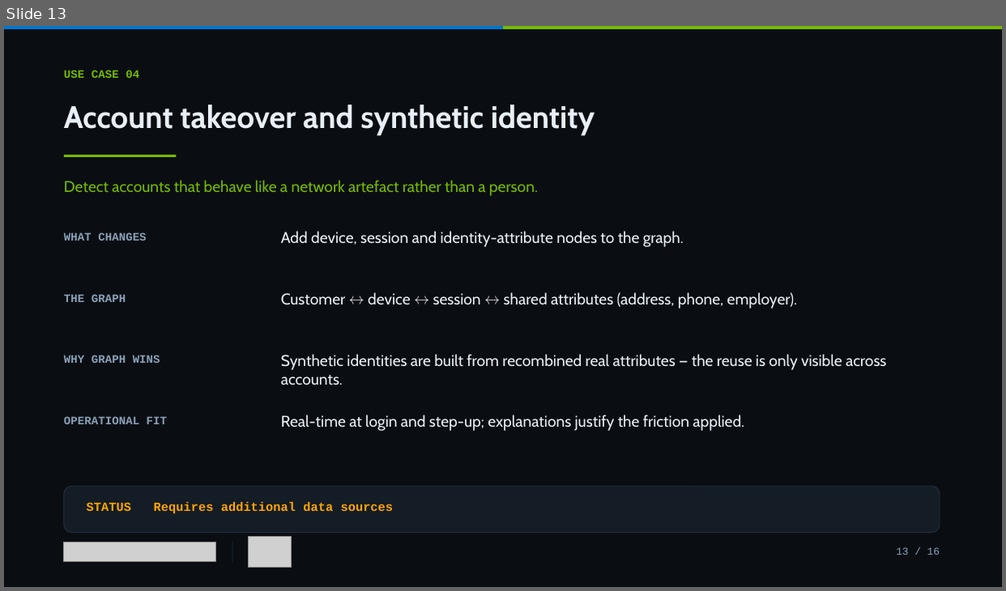
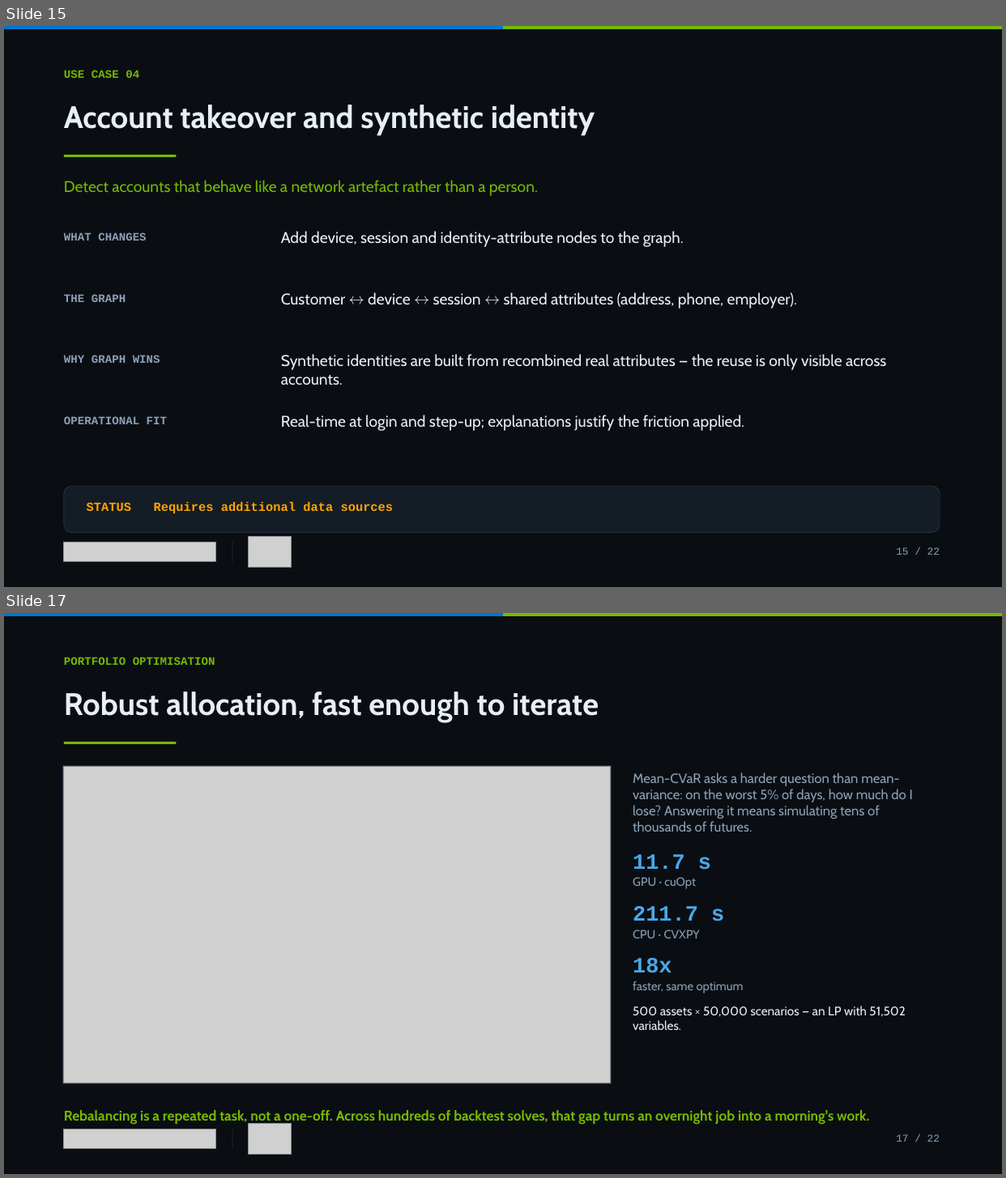
Before and after one commit to tamereissa77/Dell-Money2020, a slide deck: financial-fraud-detection/deck/Financial-Fraud-Detection-GB10.pptx. Shown one above the other, each under a label of ours: slide 13 before the commit, slides 15 and 17 after it; the slides between them are not shown. The pictures are 1006x591 and 1006x1178 pixels, drawn with LibreOffice and Linux fonts; fonts in the diff are those of the drawing; grey boxes stand for pictures. Boxes give left, top, right and bottom in pixels: in the first picture for what was removed or moved away, otherwise in the second. Text is boxed around its words. In the diff, an @@ line names an element or a change of style, - is before the commit and + after.

```diff
--- a/financial-fraud-detection/deck/Financial-Fraud-Detection-GB10.pptx
+++ b/financial-fraud-detection/deck/Financial-Fraud-Detection-GB10.pptx
@@ slide 17 added at bbox=[4, 613, 1002, 1174], background #FFFFFF @@
@@ rectangle added at bbox=[4, 613, 1002, 1174], fill #0A0E13 @@
@@ rectangle added at bbox=[4, 613, 503, 616], fill #0076CE @@
@@ rectangle added at bbox=[503, 613, 1002, 616], fill #76B900 @@
@@ text added at bbox=[64, 657, 215, 665], 11 pt, text #76B900, bold @@
+PORTFOLIO OPTIMISATION
@@ text added at bbox=[64, 692, 599, 722], 30 pt, text #E8EEF5, bold @@
+Robust allocation, fast enough to iterate
@@ rectangle added at bbox=[64, 742, 177, 744], fill #76B900 @@
@@ rectangle added at bbox=[63, 766, 612, 1084], outline #22303F 1 pt @@
@@ picture added at bbox=[64, 766, 611, 1084] @@
@@ text added at bbox=[633, 773, 913, 1030], 13 pt, text #8BA0B6 @@
+Mean-CVaR asks a harder question than mean-variance: on the worst 5% of days, how much do I lose? Answering it means simulating tens of thousands of futures.
+11.7 s
+GPU · cuOpt
+211.7 s
+CPU · CVXPY
+18x
+faster, same optimum
+500 assets × 50,000 scenarios — an LP with 51,502 variables.
@@ text added at bbox=[64, 1110, 869, 1124], 13.5 pt, text #76B900, bold @@
+Rebalancing is a repeated task, not a one-off. Across hundreds of backtest solves, that gap turns an overnight job into a morning's work.
@@ picture added at bbox=[64, 1130, 216, 1149] @@
@@ rectangle added at bbox=[232, 1129, 233, 1149], fill #22303F @@
@@ picture added at bbox=[249, 1123, 292, 1155] @@
@@ text added at bbox=[896, 1135, 940, 1142], 10 pt, text #8BA0B6 @@
+17 / 22
@@ what was slide 13 is now slide 15 @@
@@ slide 15 changed as well @@
@@ text at bbox=[896, 548, 940, 555]: text changed @@
-13 / 16
+15 / 22
```
Also in this commit, not shown: 14 other slides changed, 5 other slides added, 15 other files.
